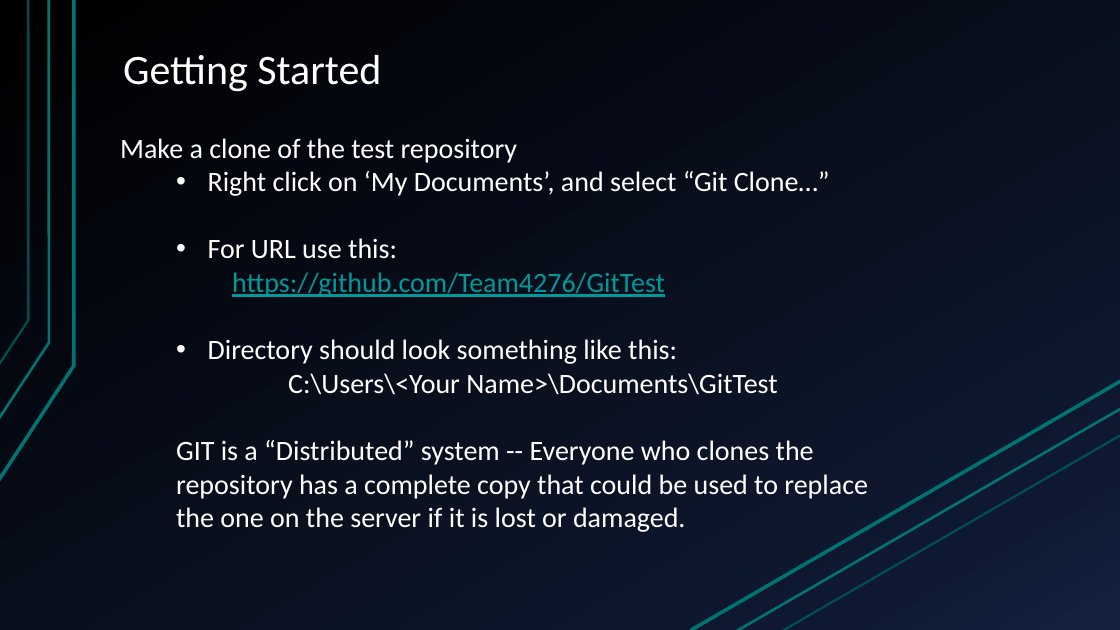
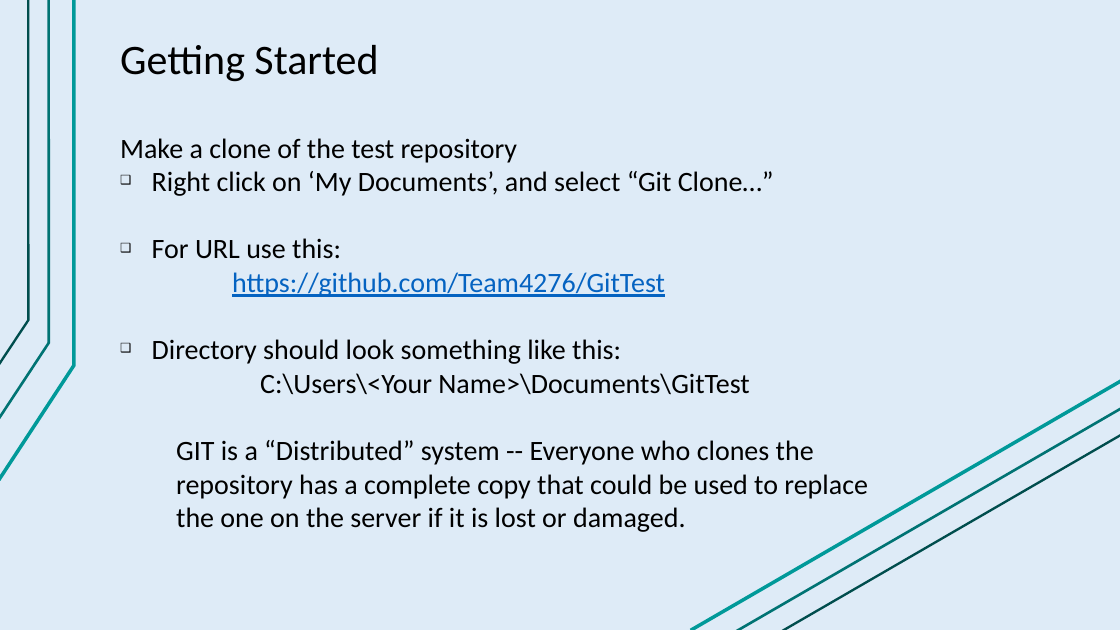
Before and after one commit to FRC4913/GitTest, a slide deck: slide 5 of git.pptx. Drawn at 1120x630 pixels with LibreOffice and Linux fonts; fonts in the diff are those of the drawing. Boxes give left, top, right and bottom in pixels: in the first picture for what was removed or moved away, otherwise in the second. Text is boxed around its words. In the diff, an @@ line names an element or a change of style, - is before the commit and + after.

Commit message:
Dark font light background works better with the projector

```diff
--- a/git.pptx
+++ b/git.pptx
@@ background gradient #000000 to #0F1931 to #142242 to #DEEBF7 @@
@@ freeform shape at (0,0,49,419): outline #007373 2.25 pt to #007373 2.24 pt @@
@@ freeform shape at (0,0,29,365): outline #007373 2 pt to #004D4D 2.01 pt @@
@@ freeform shape at (0,0,74,480): outline #007373 3 pt to #009999 3 pt; outline redrawn @@
@@ title "Getting Started" at (120,45,378,82): text colour #FFFFFF to #000000; vertical alignment bottom to top @@
@@ free "Make a clone of the ...": place and size @@
-free "Make a clone of the ..." at (120,138,868,532)
+free "Make a clone of the ..." at (112,126,903,630)
@@ free "Make a clone of the ..." at (112,126,903,630): text colour #FFFFFF to #000000 in "Make a clone of the test repository", "Right click on ‘My Documents’, and select ...", "For URL use this:", "Directory should look something like this:" and 2 more places; text colour #009999 to #0563C1 in "https://github.com/Team4276/GitTest"; bullet • to ❑; list level 3 to 1 in "https://github.com/Team4276/GitTest"; list level 2 to 1 in "C:\Users\<Your Name>\Documents\GitTest"; list level 2 to 1 in "GIT is a “Distributed” system ..." @@
@@ line (691, 630) - (1120, 381): stroke #007373 3 pt to #009999 3 pt @@
@@ line (735, 630) - (1120, 408): stroke #007373 2.25 pt to #007373 2.24 pt @@
@@ line (782, 630) - (1120, 435): stroke #007373 2 pt to #004D4D 2.01 pt @@
```
Also in this commit, not shown: 9 other slides changed.
